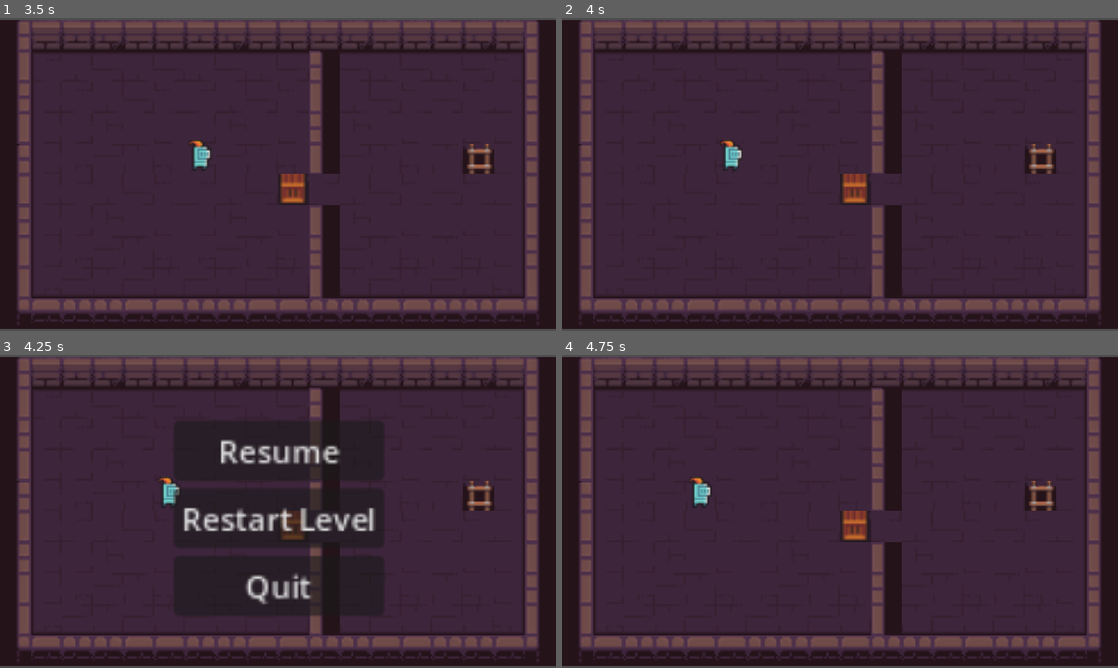
Above: before the commit, frames 1-4 (two rows, left to right).
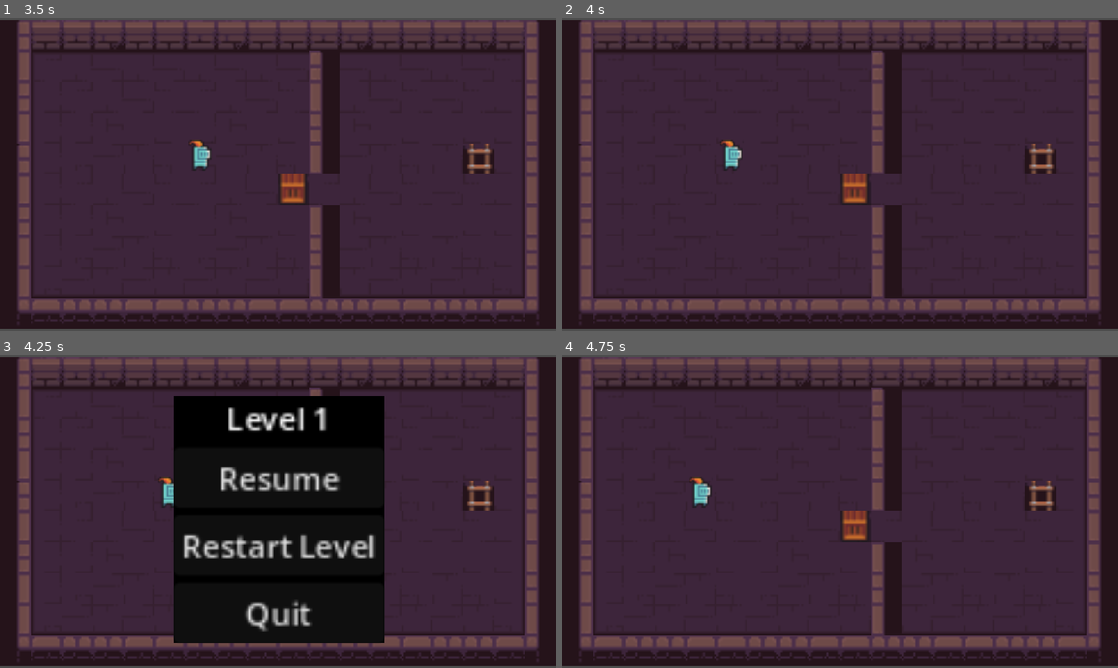
Above: after the commit, the same moments.

Repository: shinysnivygaming-cmd/Puzzle-Game-for-Game-Design
Game: Godot game, scene res://Levels/level_1.tscn
The game is run twice, just before and just after one commit, with the same random seed, the same clock (stepped at 60 frames per second) and the same inputs.
Inputs:
- Up to frame 1 (3.5 s): tap Enter at 0.5, 2 s; hold D (Right) 0.53-1.28 s; tap Space at 1.25, 2.75 s; hold S (Down) 1.28-2.03 s; hold D (Right) 2.03-2.78 s; hold W (Up) from 2.78 s (still down)
- Up to frame 2 (4 s): tap Enter at 3.5 s; release W (Up) at 3.53 s; hold A (Left) from 3.53 s (still down)
- Up to frame 3 (4.25 s): keep holding A (Left); tap Escape (Pause) at 4.15 s
- Up to frame 4 (4.75 s): release A (Left) at 4.25 s; click "Restart Level" at 4.25 s

Frames 1-2 are identical in both runs. In frame 3, 26% of the frame differs, in the area x 31-70%, y 13-92%; in frame 4, nothing differs.

Commit message:
Pause Menu Added

Diff:
--- a/p-3-puzzle-game/Levels/pause_menu.tscn
+++ b/p-3-puzzle-game/Levels/pause_menu.tscn
@@ -8,7 +8,7 @@
 anchor_right = 1.0
 anchor_bottom = 1.0
 offset_left = -54.0
-offset_top = -47.0
+offset_top = -60.0
 offset_right = -54.0
 offset_bottom = -47.0
 grow_horizontal = 2
@@ -20,8 +20,17 @@
 offset_right = 40.0
 offset_bottom = 40.0
 
+[node name="ColorRect" type="ColorRect" parent="MarginContainer" unique_id=884341691]
+layout_mode = 2
+color = Color(0, 0, 0, 1)
+
 [node name="VBoxContainer" type="VBoxContainer" parent="MarginContainer" unique_id=778848234]
 layout_mode = 2
+
+[node name="Level" type="Label" parent="MarginContainer/VBoxContainer" unique_id=1217715896]
+layout_mode = 2
+text = "Level 1"
+horizontal_alignment = 1
 
 [node name="Resume" type="Button" parent="MarginContainer/VBoxContainer" unique_id=435646182]
 layout_mode = 2
--- a/p-3-puzzle-game/Scripts/Scripts for Levels/level_5.gd
+++ b/p-3-puzzle-game/Scripts/Scripts for Levels/level_5.gd
@@ -3,7 +3,7 @@
 
 # Called when the node enters the scene tree for the first time.
 func _ready() -> void:
-	SceneSwitcher.curLvl = 6
+	SceneSwitcher.curLvl = 5
 
 
 # Called every frame. 'delta' is the elapsed time since the previous frame.
--- a/p-3-puzzle-game/Scripts/Scripts for Levels/pause_menu.gd
+++ b/p-3-puzzle-game/Scripts/Scripts for Levels/pause_menu.gd
@@ -1,6 +1,6 @@
 extends Control
 
-
+@onready var level_label: Label = $MarginContainer/VBoxContainer/Level
 # Called when the node enters the scene tree for the first time.
 func _ready() -> void:
 	process_mode = Node.PROCESS_MODE_WHEN_PAUSED
@@ -8,7 +8,8 @@
 
 # Called every frame. 'delta' is the elapsed time since the previous frame.
 func _process(delta: float) -> void:
-	pass
+	level_label.text = "Level " + str(SceneSwitcher.curLvl)
+
 
 
 func _on_resume_pressed() -> void:
